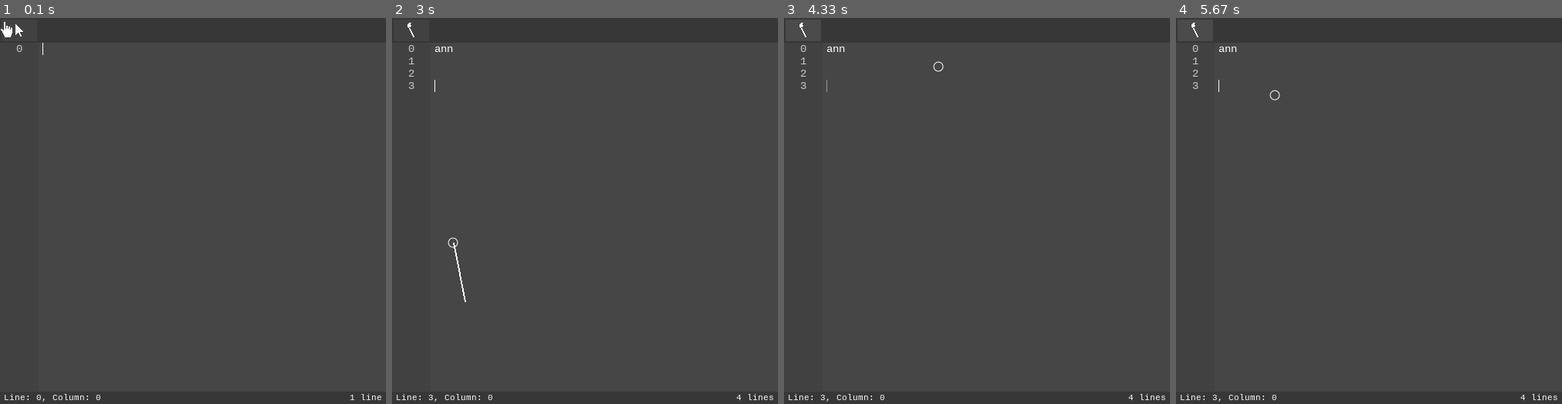
Above: before the commit, frames 1-4 (left to right).
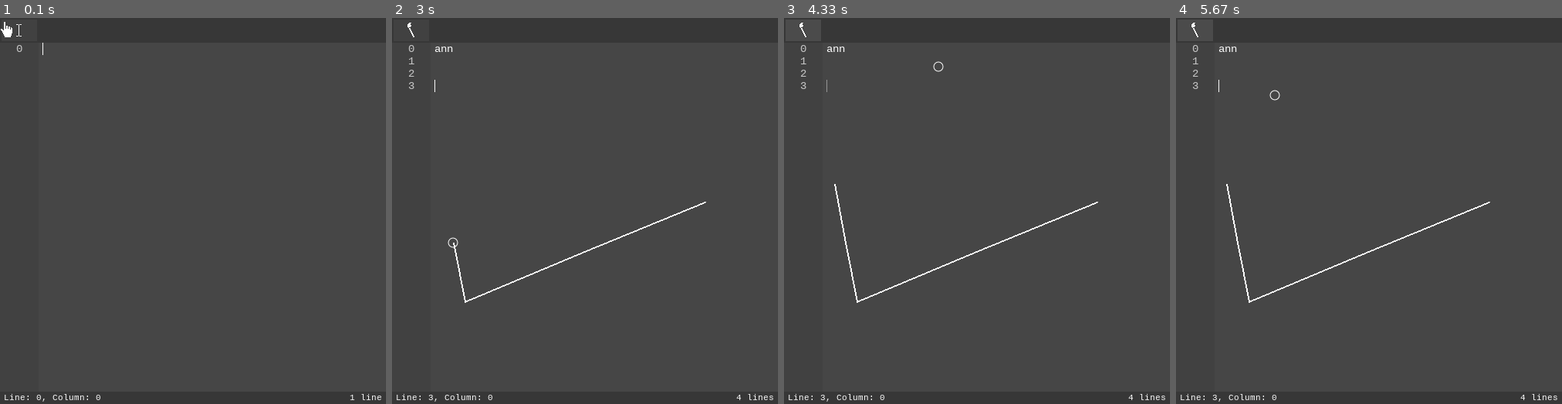
Above: after the commit, the same moments.

Repository: BrunoMontalto/AnyNote
Game: pygame game, started from main.pyw
Same seed, same stepped clock (60 frames per second), same inputs: the game is played once before the commit and once after it.
Inputs (mouse positions are in pixels of both pictures, inside the frame that each line leads up to):
- Up to frame 1 (0.1 s): no input
- Up to frame 2 (3 s): type "ann" at 0.33 s; tap Enter at 0.67, 1.22, 1.55 s; press the mouse at (465, 299) at 0.92 s; move the mouse to (554, 187) at 1.02 s; release the mouse at (642, 75) at 1.15 s; click (411, 29) at 1.93 s; press the mouse at (465, 299) at 2.47 s; move the mouse to (585, 249) at 2.57 s; release the mouse at (704, 203) at 2.7 s; press the mouse at (465, 299) at 2.8 s; move the mouse to (453, 241) at 2.9 s
- Up to frame 3 (4.33 s): release the mouse at (834, 183) at 3.03 s; press the mouse at (803, 29) at 3.13 s; move the mouse to (872, 191) at 3.23 s; release the mouse at (946, 353) at 3.37 s; press the mouse at (803, 29) at 3.47 s; move the mouse to (845, 191) at 3.57 s; release the mouse at (884, 357) at 3.7 s; press the mouse at (803, 29) at 3.8 s; move the mouse to (880, 48) at 3.9 s; release the mouse at (957, 68) at 4.03 s; press the mouse at (803, 29) at 4.13 s; move the mouse to (938, 68) at 4.23 s
- Up to frame 4 (5.67 s): release the mouse at (1465, 102) at 4.37 s; press the mouse at (1195, 29) at 4.47 s; move the mouse to (1311, 102) at 4.57 s; release the mouse at (1423, 176) at 4.7 s; press the mouse at (1195, 29) at 4.8 s; move the mouse to (1284, 83) at 4.9 s; release the mouse at (1372, 137) at 5.03 s; press the mouse at (1195, 29) at 5.13 s; move the mouse to (1237, 48) at 5.23 s; release the mouse at (1280, 68) at 5.37 s; press the mouse at (1195, 29) at 5.47 s; move the mouse to (1276, 95) at 5.57 s

The runs differ from the first frame. In frame 1, less than 0.1% of the frame differs, in the area x 4-6%, y 1-5%; in frame 2, 0.2%; in frame 3, 0.4%, in the area x 13-82%, y 43-74%; in frame 4, 0.4%.

Commit message:
feat basic drawing works (also with scrolling)
replaced cursor tool icon

Diff:
--- a/AnyNote.py
+++ b/AnyNote.py
@@ -27,6 +27,8 @@
 LINE_PAD = 5
 
 
+
+
 class NoteFile:
     def __init__(self, lines = [""]):
         self.lines = lines
@@ -41,6 +43,11 @@
     def set_line(self, line, string):
         self.lines[line] = string
 
+
+class NoteImg:
+    def __init__(self, surface, position):
+        self.surface = surface
+        self.x, self.y = position
 
 
 class NoteFrame:
@@ -78,6 +85,7 @@
         #drawing
         self.drawing = False
         self.prev_mx, self.prev_my = None, None
+        self.drawing_bbox = None
         self.drawing_surf = pygame.Surface(size, pygame.SRCALPHA) #stores what the user is drawing temporarily
 
     def print(self):
@@ -85,7 +93,7 @@
             print(self.files[self.file_index][i])
 
     def set_size(self, size):
-        if size[0] < 0 or size[1] < 0 or (size[0] == self.w and size[1] == self.h):
+        if size[0] < 1 or size[1] < 1 or (size[0] == self.w and size[1] == self.h):
             return
         self.w, self.h = size
         self.surf = pygame.Surface(size)
@@ -371,6 +379,17 @@
 
                     elif self.tool == TOOL_BRUSH:
                         self.prev_mx, self.prev_my = mx - self.x, my - self.y
+                        self.drawing_bbox = [999999, 999999, 0, 0]
+                        new_mpos = (mx - self.x, my - self.y)
+                        if self.prev_mx < self.drawing_bbox[0]:
+                            self.drawing_bbox[0] = self.prev_mx
+                        if self.prev_mx > self.drawing_bbox[2]:
+                            self.drawing_bbox[2] = self.prev_mx
+
+                        if self.prev_my < self.drawing_bbox[1]:
+                            self.drawing_bbox[1] = self.prev_my
+                        if self.prev_my > self.drawing_bbox[3]:
+                            self.drawing_bbox[3] = self.prev_my
                         self.drawing = True
 
             #TODO fluid scrolling
@@ -391,6 +410,15 @@
                     self.selecting = False
                     self.selection_end = (self.cursor_line, self.cursor_col)
                 elif self.tool == TOOL_BRUSH:
+                    if self.drawing_bbox:
+                        size = (self.drawing_bbox[2] - self.drawing_bbox[0] + 2, self.drawing_bbox[3] - self.drawing_bbox[1] + 2)
+                        s = pygame.Surface(size, pygame.SRCALPHA)
+                        s.blit(self.drawing_surf, (-self.drawing_bbox[0], -self.drawing_bbox[1]))
+                        img = NoteImg(s, (self.drawing_bbox[0], self.drawing_bbox[1] + self.scroll))
+                        self.files[self.file_index].images.append(img)
+
+                        self.drawing_bbox = None
+
                     self.drawing_surf.fill((0, 0, 0, 0))
                     self.drawing = False
                     self.prev_mx = None
@@ -430,6 +458,17 @@
 
         elif self.drawing:
             new_mpos = (mx - self.x, my - self.y)
+            if new_mpos[0] < self.drawing_bbox[0]:
+                self.drawing_bbox[0] = new_mpos[0]
+            if new_mpos[0] > self.drawing_bbox[2]:
+                self.drawing_bbox[2] = new_mpos[0]
+
+            if new_mpos[1] < self.drawing_bbox[1]:
+                self.drawing_bbox[1] = new_mpos[1]
+            if new_mpos[1] > self.drawing_bbox[3]:
+                self.drawing_bbox[3] = new_mpos[1]
+
+
             pygame.draw.line(self.drawing_surf, (250, 250, 250), (self.prev_mx, self.prev_my), new_mpos, 2)
             self.prev_mx, self.prev_my = new_mpos
 
@@ -514,6 +553,11 @@
             text = self.font.render(str(self.files[self.file_index][i]), True, self.theme[1])
             self.surf.blit(text, (LINE_INDEX_WIDTH + LINE_PAD, font_h * i + font_h//2 - text.get_height()//2 - self.scroll))
 
+        #images
+        for i in range(len(self.files[self.file_index].images)):
+            img = self.files[self.file_index].images[i]
+            self.surf.blit(img.surface, (img.x, img.y - self.scroll))
+
         #cursor
         if self.cursor_color_swap_timer <= 0:
             self.cursor_color_swap_timer = CURSOR_COLOR_SWAP_TIMER
--- a/main.pyw
+++ b/main.pyw
@@ -36,7 +36,8 @@
     buttons = [ImageButton(LINE_INDEX_WIDTH//2,FILES_BAR_HEIGHT//2, (LINE_INDEX_WIDTH - 4, FILES_BAR_HEIGHT - 4), colorSum(frame.theme[0], (-5, -5, -5)), TOOLS[frame.tool], 0)]
     button_down = None
 
-    def draw(mx, my):
+    def draw():
+        mx, my = pygame.mouse.get_pos()
         w, h = wn.get_size()
         frame.set_size((w, h - 16 - FILES_BAR_HEIGHT))
 
@@ -110,7 +111,7 @@
 
 
         #######################
-        draw(mx, my)
+        draw()
         #######################
 
         clock.tick(60)
Binary file changed: tools/0.png
